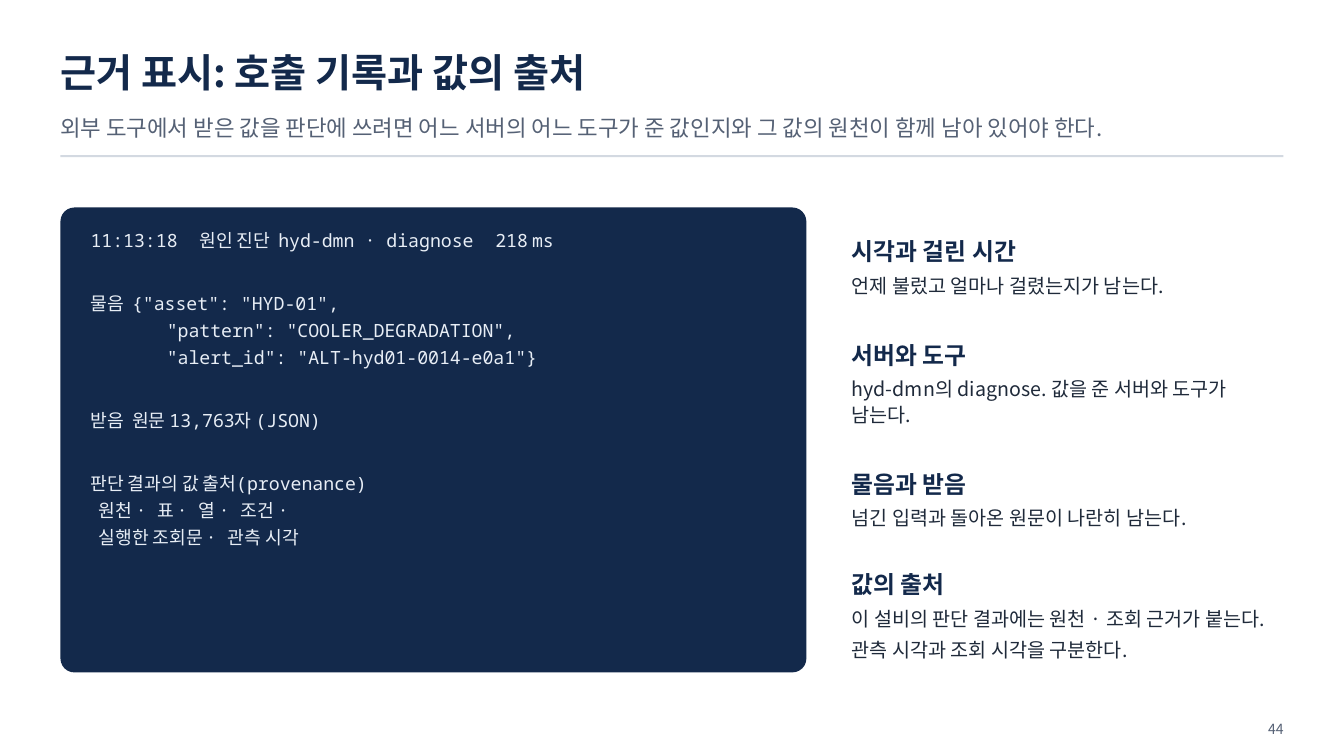
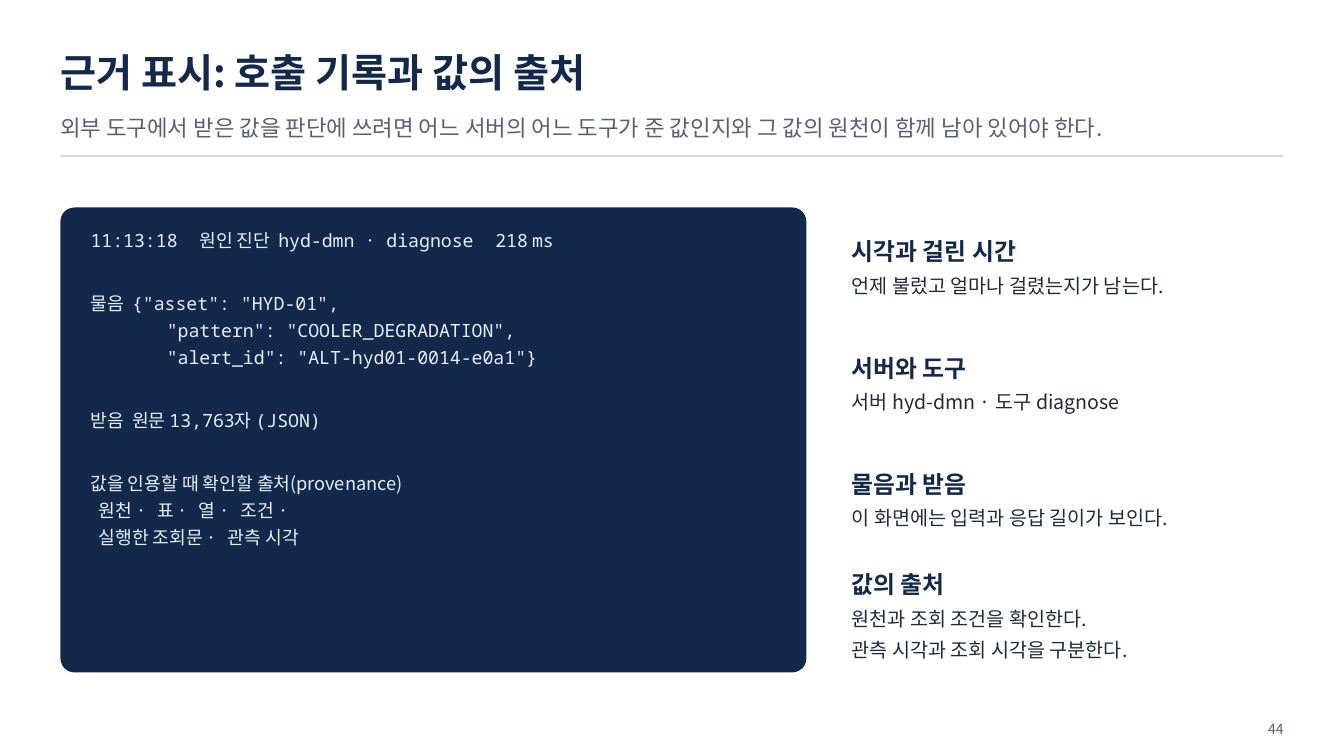
Before and after one commit to uengine-oss/hyd-iot-edu, a slide deck: slide 44 of workspace/강의제작/산출물/통합반/이론_오프라인/06회차/통합반_오프라인_06회차.pptx. Drawn at 1344x756 pixels with LibreOffice and Linux fonts; fonts in the diff are those of the drawing. Boxes give left, top, right and bottom in pixels: in the first picture for what was removed or moved away, otherwise in the second. Text is boxed around its words. In the diff, an @@ line names an element or a change of style, - is before the commit and + after.

Commit message:
통합반 현장 6회차 39~45장 파일 조회 범위·인증 정보와 빈 결과·실패·잘림을 구별해 기록하는 현장 화면과 노트를 검증한다

```diff
--- a/workspace/강의제작/산출물/통합반/이론_오프라인/06회차/통합반_오프라인_06회차.pptx
+++ b/workspace/강의제작/산출물/통합반/이론_오프라인/06회차/통합반_오프라인_06회차.pptx
@@ text at [852,392,1120,414]: text changed @@
-hyd-dmn의 diagnose. 값을 준 서버와 도구가 남는다.
+서버 hyd-dmn · 도구 diagnose
@@ text at [91,474,402,494]: text changed; font Noto Sans Mono to Noto Sans CJK KR @@
-판단 결과의 값 출처(provenance)
+값을 인용할 때 확인할 출처(provenance)
@@ text at [852,508,1168,527]: text changed @@
-넘긴 입력과 돌아온 원문이 나란히 남는다.
+이 화면에는 입력과 응답 길이가 보인다.
@@ text at [852,609,1087,628]: text changed @@
-이 설비의 판단 결과에는 원천 · 조회 근거가 붙는다.
+원천과 조회 조건을 확인한다.
```
Also in this commit, not shown: 5 other slides changed, 10 other files.
